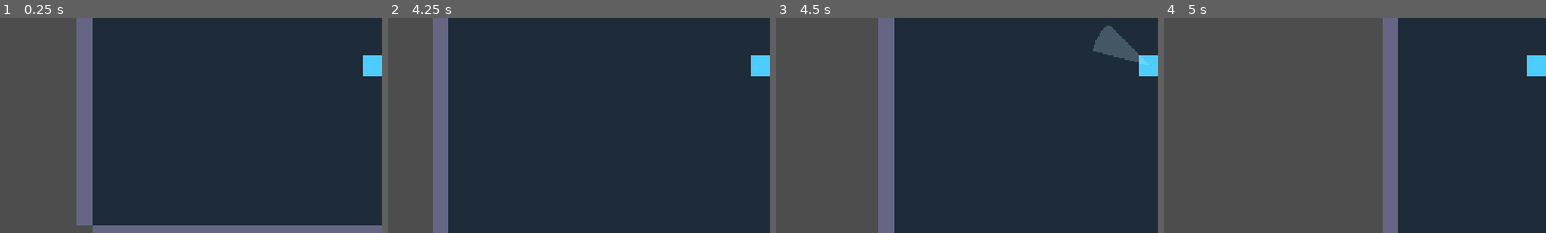
Above: before the commit, frames 1-4 (left to right).
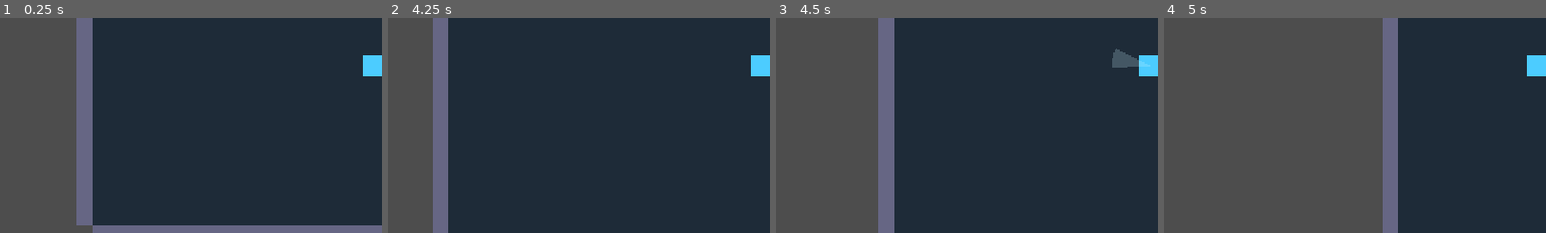
Above: after the commit, the same moments.

Repository: nderman/dungeon-grinder-cal
Game: Godot game, scene res://Floor.tscn
Two runs of this game, one before a commit and one after it. Both use one fixed random seed, a clock stepped at 60 frames per second and the inputs below.
Inputs (mouse positions are % of the whole screen's width and height, from its top left):
- Up to frame 1 (0.25 s): no input
- Up to frame 2 (4.25 s): tap Enter (ui_accept) at 0.5, 0.77, 1.52, 2.75, 3.02, 3.77 s; move the mouse to (72, 45) at 0.52 s; hold D (move_right) 0.53-1.28 s; tap Down (aim_down) at 0.6 s; move the mouse to (30, 55) at 1.27 s; hold S (move_down) 1.28-2.03 s; tap Left (aim_left) at 1.35 s; move the mouse to (60, 28) at 2.02 s; hold D (move_right) 2.03-2.78 s; tap Right (aim_right) at 2.1 s; move the mouse to (45, 70) at 2.77 s; hold W (move_up) 2.78-3.53 s; tap Up (aim_up) at 2.85 s; move the mouse to (80, 65) at 3.52 s; hold A (move_left) from 3.53 s (still down); hold Space (dash) from 3.53 s (still down)
- Up to frame 3 (4.5 s): keep holding A (move_left); move the mouse to (20, 35) at 4.27 s; release Space (dash) at 4.28 s; click (20, 35) at 4.35 s
- Up to frame 4 (5 s): keep holding A (move_left); tap Enter (ui_accept) at 4.52 s
The pictures show only the part of the screen within x 1-51%, y 39-89%; the shares and areas given below are measured in that part.

Frames 1-2 are identical in both runs. In frame 3, 1.2% of the frame differs, in the area x 83-98%, y 3-24%; in frame 4, nothing differs.

Commit message:
Tune Rusty Shiv: short narrow stab, not a wide swing
range 90→58, arc 120°→46°, knock 40→24, a bit faster (cd 0.40→0.34). Reads as a quick
shiv jab rather than a baseball-bat sweep. (Sweep VFX uses range/arc, so the animation
matches.) Pipe Wrench/Cleaver/Toaster keep their wide arcs.

Co-Authored-By: Claude Opus 4.7 (1M context) <noreply@anthropic.com>

Diff:
--- a/game-client/data/LootData.gd
+++ b/game-client/data/LootData.gd
@@ -34,7 +34,7 @@
 	"hazard_boots":        {"name": "Hazard Boots",                 "tags": ["CON", "DEX"], "min_tier": 2, "slot": "Legs"},
 	"gravity_gauntlet":    {"name": "Gravity Gauntlet",             "tags": ["INT"],        "min_tier": 3, "slot": "Hands"},
 	# --- Weapons (the equipped Weapon-slot item drives the attack via its `weapon` block) ---
-	"rusty_shiv":     {"name": "Rusty Shiv",     "tags": ["STR"], "min_tier": 0, "slot": "Weapon", "weapon": {"type": "melee",  "damage": 0.7, "cooldown": 0.40, "range": 90.0, "arc": 120.0, "knock": 40.0}},
+	"rusty_shiv":     {"name": "Rusty Shiv",     "tags": ["STR"], "min_tier": 0, "slot": "Weapon", "weapon": {"type": "melee",  "damage": 0.7, "cooldown": 0.34, "range": 58.0, "arc": 46.0, "knock": 24.0}},
 	"pipe_wrench":    {"name": "Pipe Wrench",    "tags": ["STR"], "min_tier": 1, "slot": "Weapon", "weapon": {"type": "melee",  "damage": 1.1, "cooldown": 0.52, "range": 104.0, "arc": 120.0, "knock": 64.0}},
 	"cleaver":        {"name": "Bone Cleaver",   "tags": ["STR"], "min_tier": 2, "slot": "Weapon", "weapon": {"type": "melee",  "damage": 1.7, "cooldown": 0.70, "range": 98.0, "arc": 110.0, "knock": 55.0}},
 	"glitch_pistol":  {"name": "Glitch Pistol",  "tags": ["INT"], "min_tier": 1, "slot": "Weapon", "weapon": {"type": "ranged", "damage": 0.6, "cooldown": 0.28, "spread": 6.0}},
